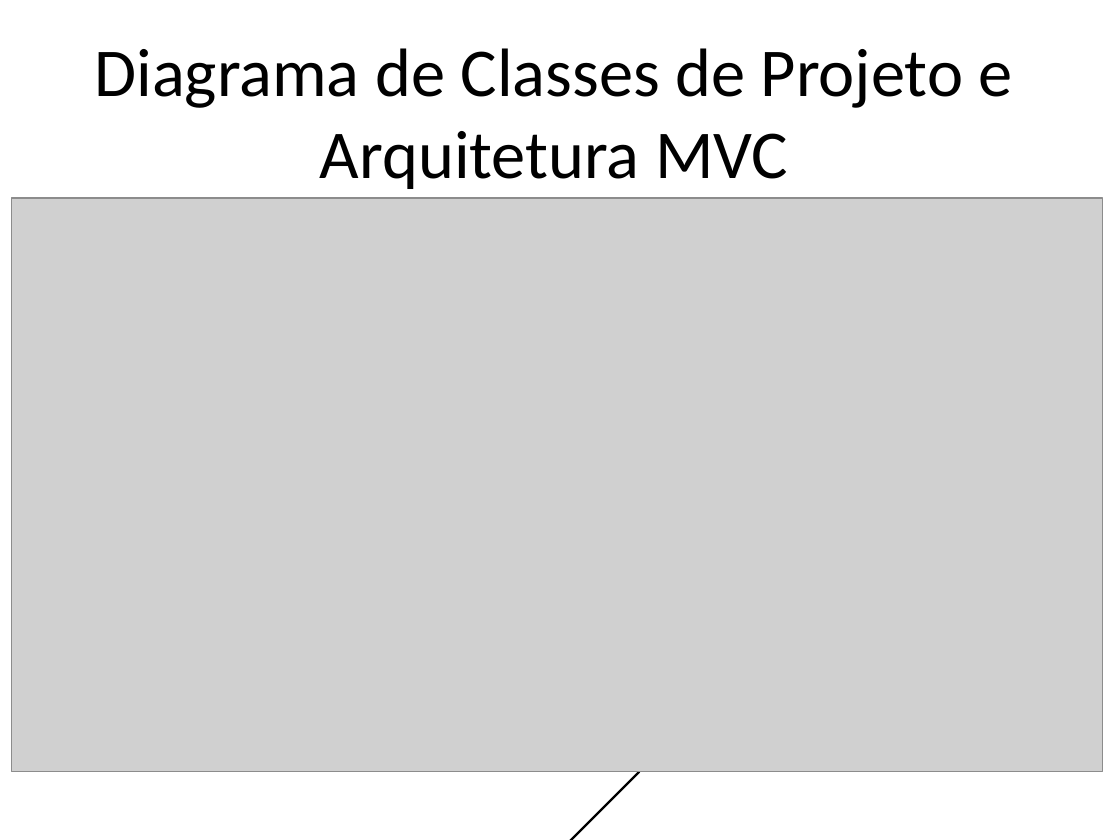
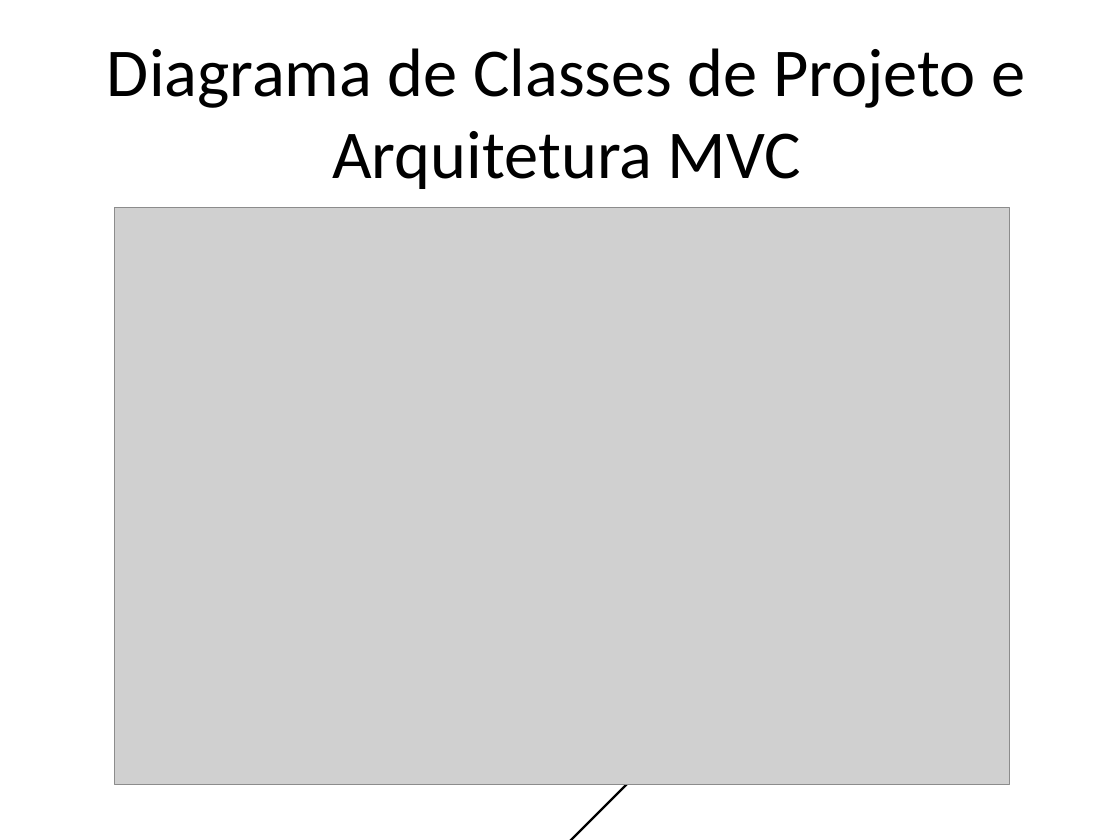
Before and after one commit to Pedro-V/projetorium, a slide deck: slide 10 of documentos/Projetorium-ESI-2023-1.odp (slide 11 before the commit). Drawn at 1120x840 pixels with LibreOffice and Linux fonts; fonts in the diff are those of the drawing; grey boxes stand for pictures. Boxes give left, top, right and bottom in pixels: in the first picture for what was removed or moved away, otherwise in the second. Text is boxed around its words. In the diff, an @@ line names an element or a change of style, - is before the commit and + after.

```diff
--- a/documentos/Projetorium-ESI-2023-1.odp
+++ b/documentos/Projetorium-ESI-2023-1.odp
@@ title "Diagrama de Classes de Projeto ...": place and size @@
-title "Diagrama de Classes de Projeto ..." at [94,48,1013,189]
+title "Diagrama de Classes de Projeto ..." at [107,48,1025,189]
@@ picture: place and size @@
-picture at [11,198,1102,772]
+picture at [114,207,1009,784]
```
Also in this commit, not shown: 5 other slides changed, 2 slides added, 5 slides removed, 18 other files.
